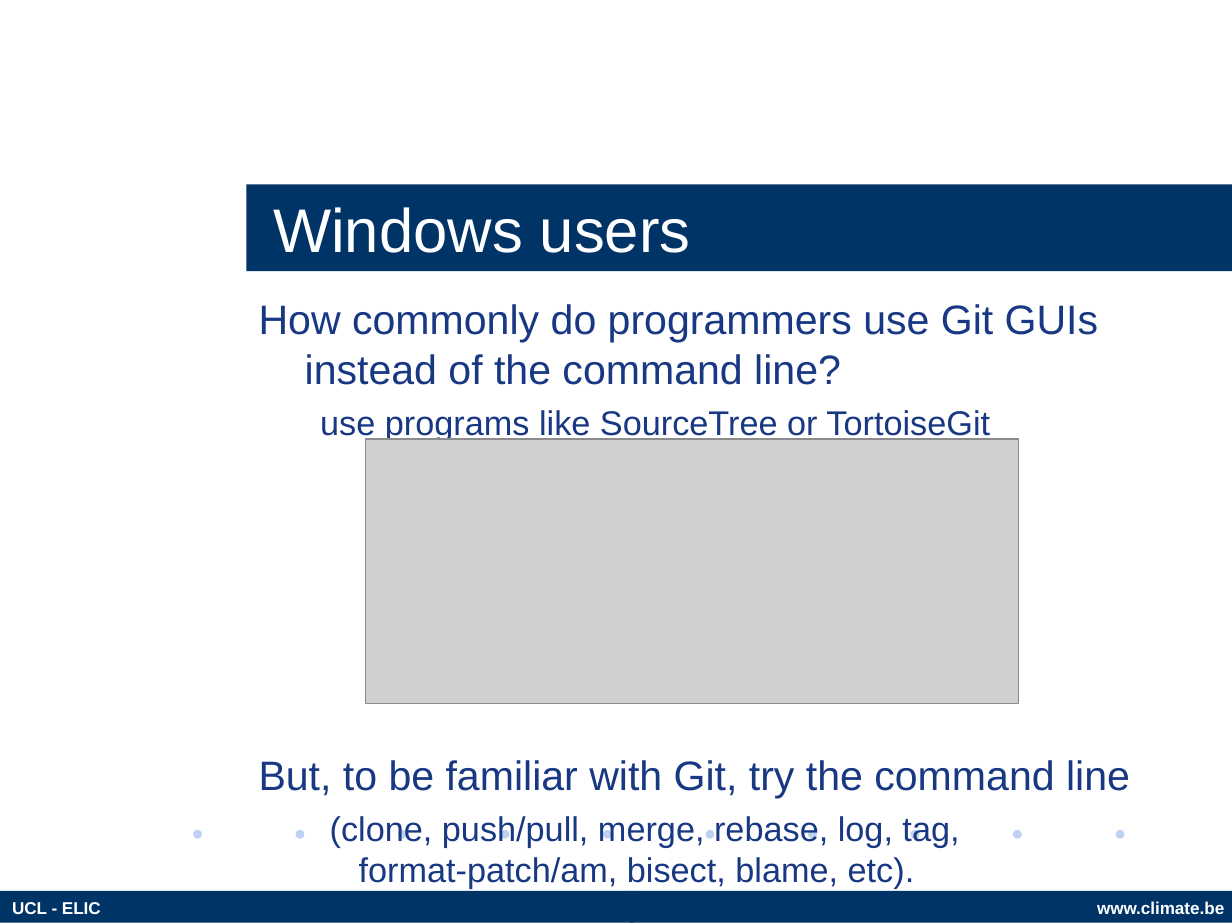
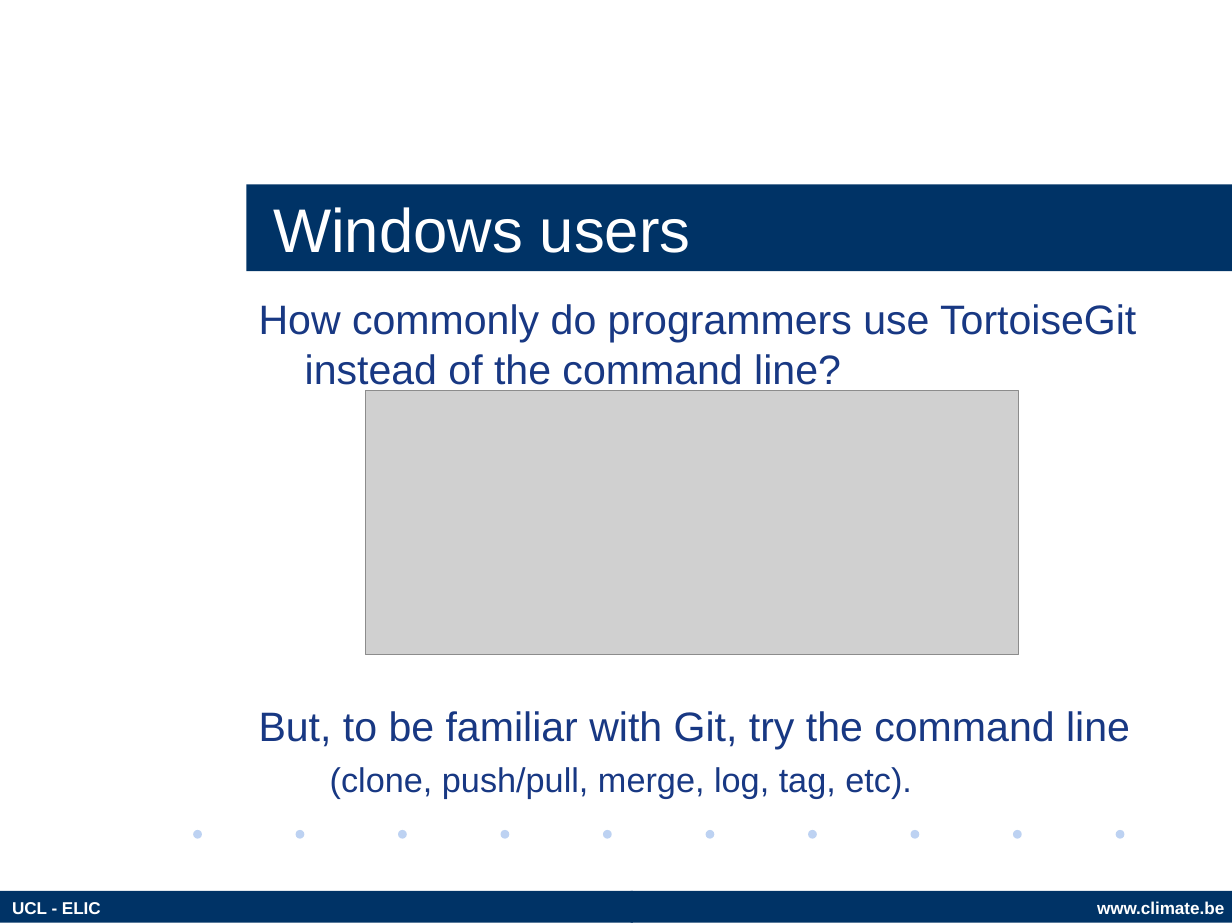
Before and after one commit to fmassonn/Git_Training, a slide deck: slide 10 of slides/Git.odp (slide 16 before the commit). Drawn at 1232x924 pixels with LibreOffice and Linux fonts; fonts in the diff are those of the drawing; grey boxes stand for pictures; background and template pictures are left out. Boxes give left, top, right and bottom in pixels: in the first picture for what was removed or moved away, otherwise in the second. Text is boxed around its words. In the diff, an @@ line names an element or a change of style, - is before the commit and + after.

```diff
--- a/slides/Git.odp
+++ b/slides/Git.odp
@@ text at [259, 304, 1136, 392]: text changed @@
-How commonly do programmers use Git GUIs instead of the command line?
-use programs like SourceTree or TortoiseGit
+How commonly do programmers use TortoiseGit instead of the command line?
@@ picture: place and size @@
-picture at [366, 439, 1019, 703]
+picture at [366, 391, 1019, 655]
@@ text at [330, 767, 912, 798]: text changed @@
-(clone, push/pull, merge, rebase, log, tag, format-patch/am, bisect, blame, etc).
+(clone, push/pull, merge, log, tag, etc).
```
Also in this commit, not shown: 3 other slides changed, 7 slides removed, 2 other files.
